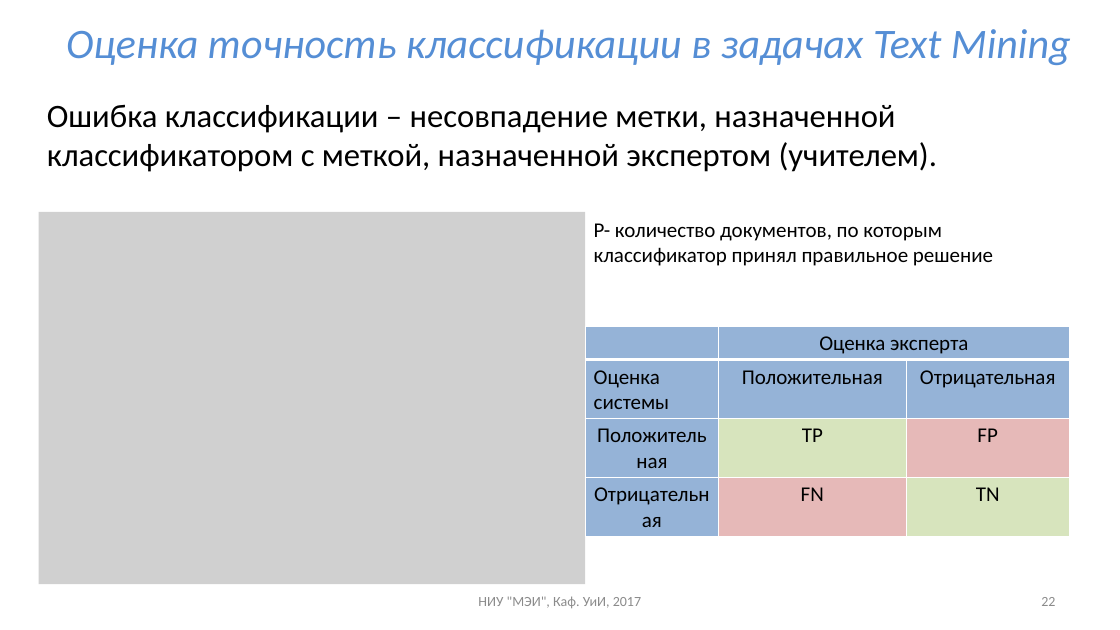
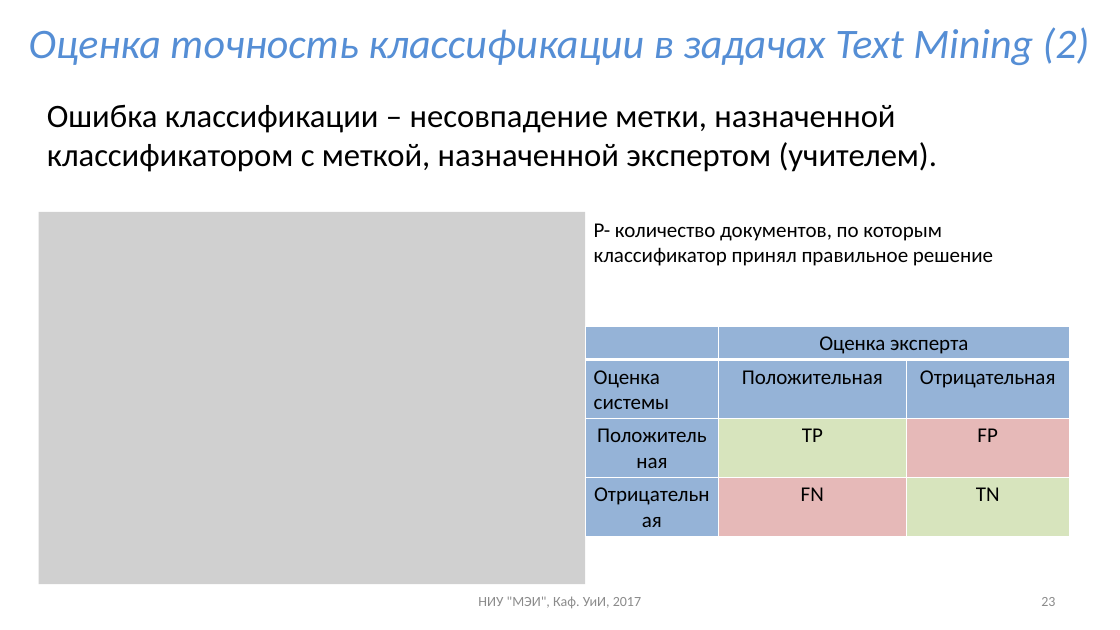
Before and after one commit to uii-mpei/uii-mpei.github.io, a slide deck: slide 23 of study/courses/iis/IIS_lec_2.pptx (slide 22 before the commit). Drawn at 1120x630 pixels with LibreOffice and Linux fonts; fonts in the diff are those of the drawing; grey boxes stand for pictures. Boxes give left, top, right and bottom in pixels: in the first picture for what was removed or moved away, otherwise in the second. Text is boxed around its words. In the diff, an @@ line names an element or a change of style, - is before the commit and + after.

```diff
--- a/study/courses/iis/IIS_lec_2.pptx
+++ b/study/courses/iis/IIS_lec_2.pptx
@@ title at (x1=29, y1=27, x2=1090, y2=65): text changed @@
-Оценка точность классификации в задачах Text Mining
+Оценка точность классификации в задачах Text Mining (2)
```
Also in this commit, not shown: 1 other slide changed, 4 other files.
